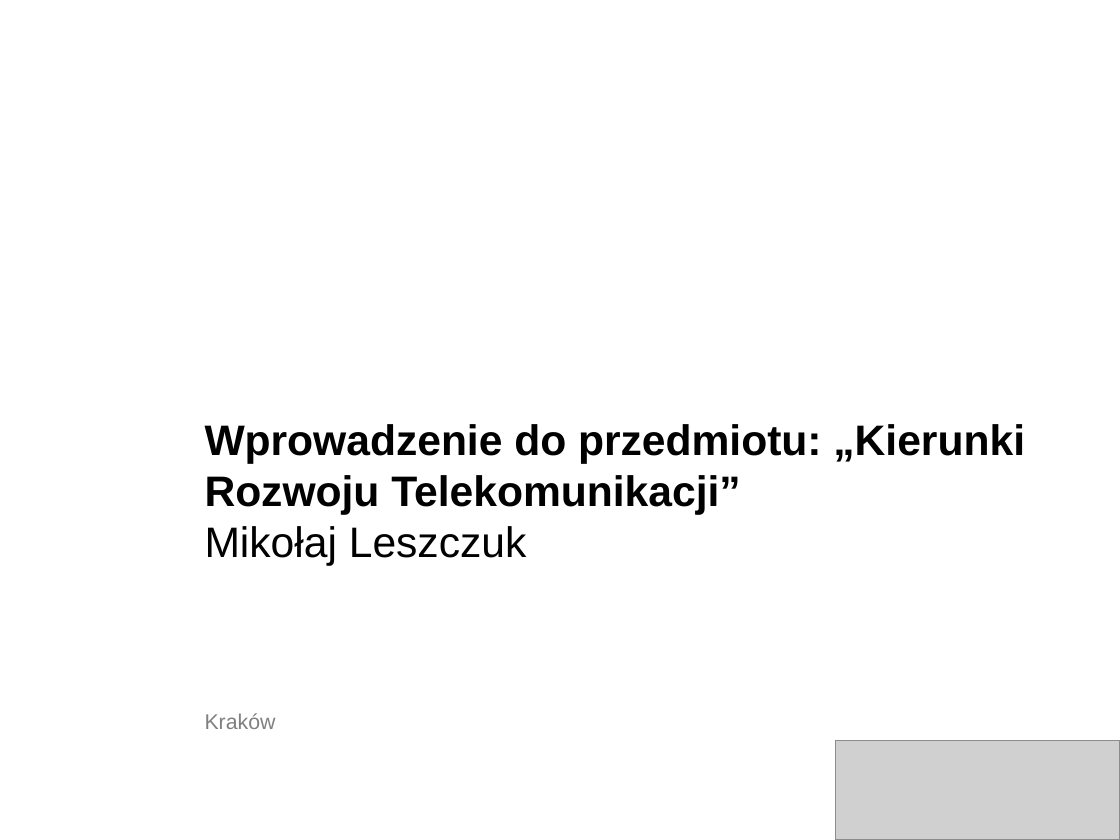
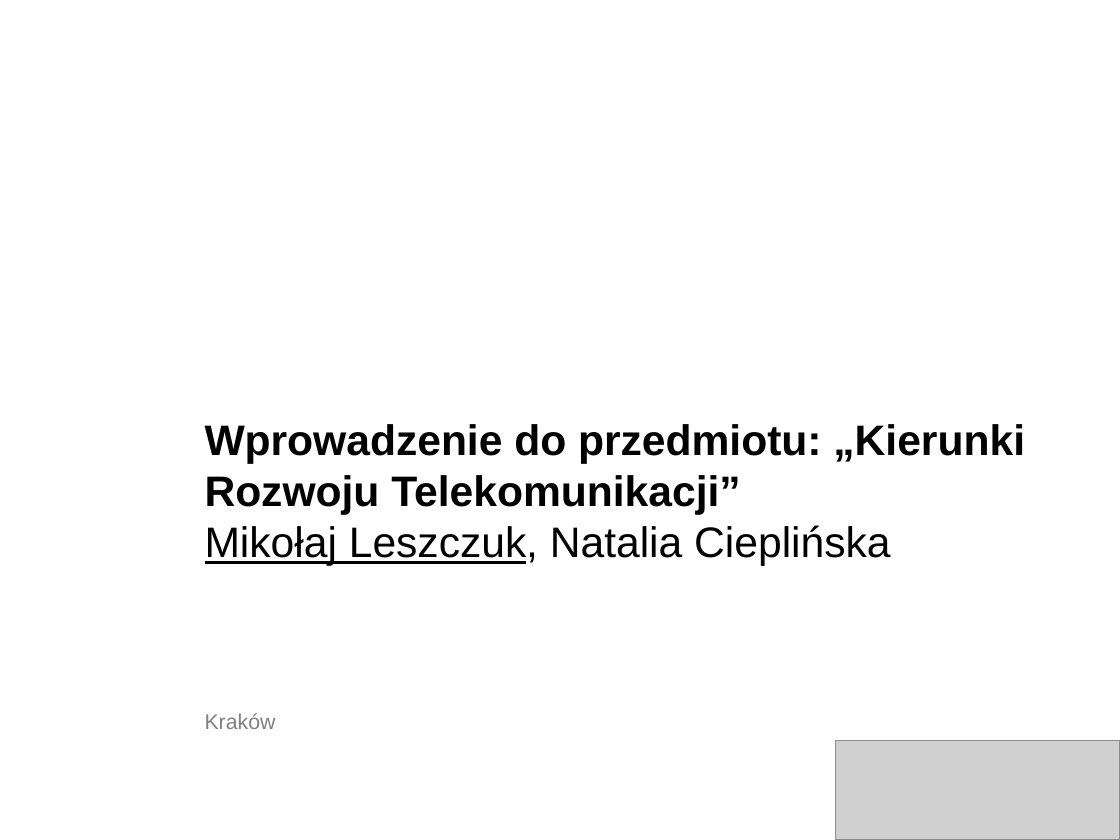
Before and after one commit to miklesz/Courses, a slide deck: slide 1 of Kierunki Rozwoju Telekomunikacji/Wprowadzenie do przedmiotu Kierunki Rozwoju Telekomunikacji.pptx. Drawn at 1120x840 pixels with LibreOffice and Linux fonts; fonts in the diff are those of the drawing; grey boxes stand for pictures; background and template pictures are left out. Boxes give left, top, right and bottom in pixels: in the first picture for what was removed or moved away, otherwise in the second. Text is boxed around its words. In the diff, an @@ line names an element or a change of style, - is before the commit and + after.

```diff
--- a/Kierunki Rozwoju Telekomunikacji/Wprowadzenie do przedmiotu Kierunki Rozwoju Telekomunikacji.pptx
+++ b/Kierunki Rozwoju Telekomunikacji/Wprowadzenie do przedmiotu Kierunki Rozwoju Telekomunikacji.pptx
@@ text at [205,525,890,566]: text changed @@
-Mikołaj Leszczuk
+Mikołaj Leszczuk, Natalia Cieplińska
```
Also in this commit, not shown: 9 other slides changed, 6 slides added, 3 slides removed, 1 other file.
